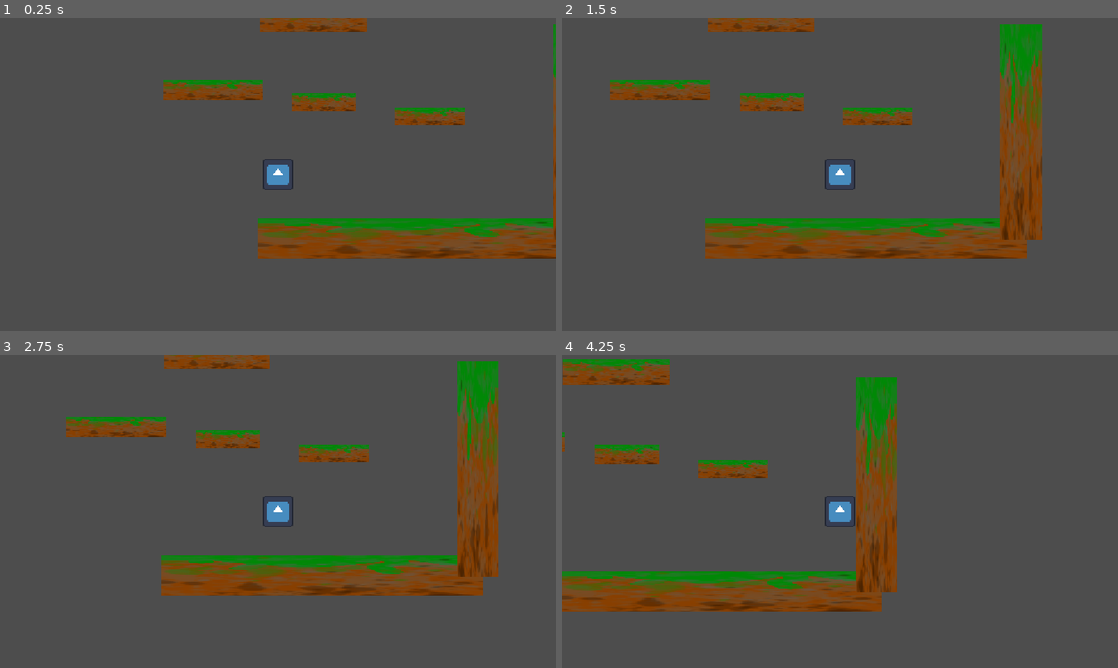
Above: before the commit, frames 1-4 (two rows, left to right).
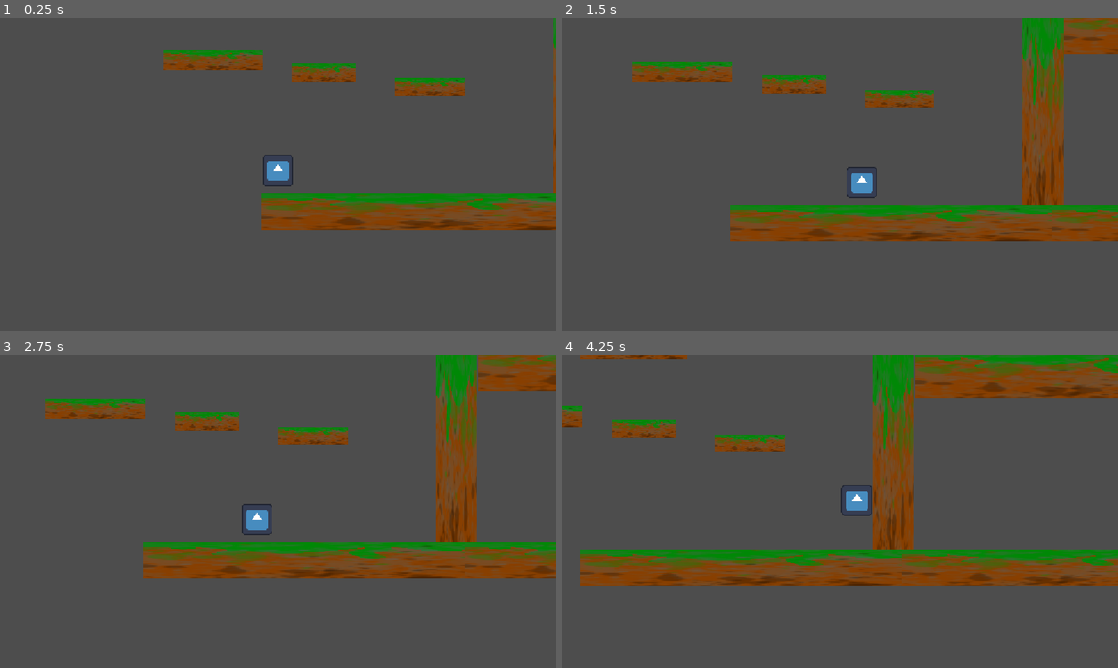
Above: after the commit, the same moments.

Repository: Guyiy1324/Jumpe-r-r-r-r-r-r-r-r
Game: Godot game, scene res://Scenes/map.tscn
Two runs of this game, one before a commit and one after it. Both use one fixed random seed, a clock stepped at 60 frames per second and the inputs below. This scene is started directly instead of the project's main scene. The engine's default icon, where the game draws it, is replaced by a stand-in: a white triangle on a blue panel in a dark square.
Inputs:
- Up to frame 1 (0.25 s): no input
- Up to frame 2 (1.5 s): hold Right (ui_right) from 0.53 s (still down); tap Space (Jump) at 0.77 s
- Up to frame 3 (2.75 s): tap Space (Jump) at 1.52 s; release Right (ui_right) at 2.03 s; hold Left (ui_left) from 2.03 s (still down)
- Up to frame 4 (4.25 s): release Left (ui_left) at 2.78 s; hold Right (ui_right) from 2.78 s (still down); tap Space (Jump) at 3.02, 3.77 s

The runs differ from the first frame. In frame 1, 17% of the frame differs, in the area x 29-100%, y 0-77%; in frame 2, 24%; in frame 3, 24%; in frame 4, 31%, in the area x 0-100%, y 0-82%.

Commit message:
level big

Diff:
--- a/jump-e-r/Scenes/map.tscn
+++ b/jump-e-r/Scenes/map.tscn
@@ -1,10 +1,11 @@
-[gd_scene load_steps=8 format=3 uid="uid://bpgrtefjqp3k7"]
+[gd_scene load_steps=9 format=3 uid="uid://bpgrtefjqp3k7"]
 
 [ext_resource type="Texture2D" uid="uid://bok0r4vdxd48i" path="res://Assets/Dirt.png" id="1_c7s6e"]
 [ext_resource type="PackedScene" path="res://Scenes/instantiantor.tscn" id="2_q0mm3"]
 [ext_resource type="PackedScene" uid="uid://b4mqx81580ntb" path="res://Scenes/player.tscn" id="4_myvm1"]
 [ext_resource type="AudioStream" uid="uid://demyqgvyrsyiq" path="res://Assets/Korrupt.mp3" id="4_p5pve"]
-[ext_resource type="Script" uid="uid://bf05jcmf7pt3e" path="res://Scenes/area_2d.gd" id="6_np2xp"]
+[ext_resource type="PackedScene" uid="uid://ds3xeopn13qoa" path="res://Scenes/win_condition.tscn" id="5_np2xp"]
+[ext_resource type="Script" uid="uid://bf05jcmf7pt3e" path="res://Scripts/area_2d.gd" id="6_np2xp"]
 
 [sub_resource type="RectangleShape2D" id="RectangleShape2D_wijl4"]
 
@@ -15,17 +16,30 @@
 
 [node name="Section 1" type="Node" parent="."]
 
-[node name="Platform" type="StaticBody2D" parent="Section 1"]
-position = Vector2(583, 147)
-scale = Vector2(5.206975, 0.6668693)
+[node name="Wall 1" type="StaticBody2D" parent="Section 1"]
+position = Vector2(2055, -1707)
+scale = Vector2(-0.55796134, 3.6394293)
 collision_layer = 3
 collision_mask = 3
 
-[node name="CollisionShape2D" type="CollisionShape2D" parent="Section 1/Platform"]
+[node name="CollisionShape2D" type="CollisionShape2D" parent="Section 1/Wall 1"]
 scale = Vector2(13, 13)
 shape = SubResource("RectangleShape2D_wijl4")
 
-[node name="Sprite2D" type="Sprite2D" parent="Section 1/Platform"]
+[node name="Sprite2D" type="Sprite2D" parent="Section 1/Wall 1"]
+texture = ExtResource("1_c7s6e")
+
+[node name="Wall 2" type="StaticBody2D" parent="Section 1"]
+position = Vector2(2814, -1781)
+scale = Vector2(0.52429444, 7.554328)
+collision_layer = 3
+collision_mask = 3
+
+[node name="CollisionShape2D" type="CollisionShape2D" parent="Section 1/Wall 2"]
+scale = Vector2(13, 13)
+shape = SubResource("RectangleShape2D_wijl4")
+
+[node name="Sprite2D" type="Sprite2D" parent="Section 1/Wall 2"]
 texture = ExtResource("1_c7s6e")
 
 [node name="Plat form" type="StaticBody2D" parent="Section 1"]
@@ -81,6 +95,58 @@
 [node name="Sprite2D" type="Sprite2D" parent="Section 1/Tiny one"]
 texture = ExtResource("1_c7s6e")
 
+[node name="Floor" type="StaticBody2D" parent="Section 1"]
+position = Vector2(1895, -643)
+scale = Vector2(4.5387645, 0.7640735)
+collision_layer = 3
+collision_mask = 3
+
+[node name="CollisionShape2D" type="CollisionShape2D" parent="Section 1/Floor"]
+scale = Vector2(13, 13)
+shape = SubResource("RectangleShape2D_wijl4")
+
+[node name="Sprite2D" type="Sprite2D" parent="Section 1/Floor"]
+texture = ExtResource("1_c7s6e")
+
+[node name="Floor" type="StaticBody2D" parent="Section 1/Floor"]
+position = Vector2(-90.77368, -2592.6829)
+scale = Vector2(0.4882852, 0.7070849)
+collision_layer = 3
+collision_mask = 3
+
+[node name="CollisionShape2D" type="CollisionShape2D" parent="Section 1/Floor/Floor"]
+scale = Vector2(13, 13)
+shape = SubResource("RectangleShape2D_wijl4")
+
+[node name="Sprite2D" type="Sprite2D" parent="Section 1/Floor/Floor"]
+texture = ExtResource("1_c7s6e")
+
+[node name="Floor" type="StaticBody2D" parent="Section 1/Floor/Floor"]
+position = Vector2(162.43954, 5145.6255)
+scale = Vector2(2.0543447, 1.0796686)
+collision_layer = 3
+collision_mask = 3
+
+[node name="CollisionShape2D" type="CollisionShape2D" parent="Section 1/Floor/Floor/Floor"]
+scale = Vector2(13, 13)
+shape = SubResource("RectangleShape2D_wijl4")
+
+[node name="Sprite2D" type="Sprite2D" parent="Section 1/Floor/Floor/Floor"]
+texture = ExtResource("1_c7s6e")
+
+[node name="Platform" type="StaticBody2D" parent="Section 1"]
+position = Vector2(593.99994, 156.00002)
+scale = Vector2(5.206975, 0.5868702)
+collision_layer = 3
+collision_mask = 3
+
+[node name="CollisionShape2D" type="CollisionShape2D" parent="Section 1/Platform"]
+scale = Vector2(13, 13)
+shape = SubResource("RectangleShape2D_wijl4")
+
+[node name="Sprite2D" type="Sprite2D" parent="Section 1/Platform"]
+texture = ExtResource("1_c7s6e")
+
 [node name="Node2D" parent="Section 1" instance=ExtResource("2_q0mm3")]
 position = Vector2(-45.00003, -853.00006)
 scale = Vector2(0.331263, 0.61997706)
@@ -95,6 +161,9 @@
 
 [node name="Marker2D" type="Marker2D" parent="."]
 
+[node name="WinCondition" parent="." instance=ExtResource("5_np2xp")]
+position = Vector2(2061, -1176)
+
 [node name="ZoneOfDeathAndDespair" type="Area2D" parent="."]
 script = ExtResource("6_np2xp")
 
--- a/jump-e-r/Scenes/options_&_credits.tscn
+++ b/jump-e-r/Scenes/options_&_credits.tscn
@@ -6,7 +6,7 @@
 [ext_resource type="AudioStream" uid="uid://mnytywcjvjjg" path="res://Assets/Toenail.mp3" id="3_o2i8r"]
 [ext_resource type="Script" uid="uid://bvtu7qkotcooa" path="res://Scripts/music.gd" id="4_n5wdl"]
 [ext_resource type="Script" uid="uid://by6s8i7o4okd4" path="res://Scripts/fullscreen.gd" id="6_n5wdl"]
-[ext_resource type="Script" uid="uid://3uipo7ss383i" path="res://Scenes/option_button.gd" id="8_m7ol0"]
+[ext_resource type="Script" uid="uid://3uipo7ss383i" path="res://Scripts/option_button.gd" id="8_m7ol0"]
 [ext_resource type="Texture2D" uid="uid://c5qejg6avkdpx" path="res://Assets/button.png" id="button_art"]
 
 [sub_resource type="StyleBoxTexture" id="button_normal"]
--- a/jump-e-r/Scenes/player.tscn
+++ b/jump-e-r/Scenes/player.tscn
@@ -32,3 +32,4 @@
 
 [node name="Camera2D" type="Camera2D" parent="Area2D/CharacterBody2D" groups=["player"]]
 zoom = Vector2(0.5, 0.5)
+position_smoothing_enabled = true
--- /dev/null
+++ b/jump-e-r/Scenes/win_condition.tscn
@@ -0,0 +1,24 @@
+[gd_scene load_steps=4 format=3 uid="uid://ds3xeopn13qoa"]
+
+[ext_resource type="Script" uid="uid://1itxbxrsn870" path="res://Scripts/win_condition.gd" id="1_ugchd"]
+[ext_resource type="Texture2D" uid="uid://of6adsnjwmjx" path="res://Assets/Backgrounds/Screenshot 2026-11-14 172657.png" id="2_4qthh"]
+
+[sub_resource type="RectangleShape2D" id="RectangleShape2D_s5mr4"]
+size = Vector2(45, 73)
+
+[node name="WinCondition" type="Node2D"]
+script = ExtResource("1_ugchd")
+
+[node name="Area2D" type="Area2D" parent="."]
+
+[node name="CollisionShape2D" type="CollisionShape2D" parent="Area2D"]
+shape = SubResource("RectangleShape2D_s5mr4")
+
+[node name="TextureRect" type="TextureRect" parent="Area2D"]
+offset_left = -37.0
+offset_top = -37.0
+offset_right = 35.0
+offset_bottom = 35.0
+texture = ExtResource("2_4qthh")
+expand_mode = 2
+metadata/_edit_use_anchors_ = true
--- a/jump-e-r/Scripts/player.tres.gd
+++ b/jump-e-r/Scripts/player.tres.gd
@@ -6,7 +6,7 @@
 const JUMP_VELOCITY: float = -600.0
 const WALL_REBOUND_SPEED: float = 700.0
 
-const WALL_REBOUND_DECELERATION: float = 500.0
+const WALL_REBOUND_DECELERATION: float = 499.90314159265379
 
 var wall_rebounding: bool = false
 
@@ -17,6 +17,7 @@
 	if is_on_floor():
 		wall_rebounding = false
 		velocity.y = JUMP_VELOCITY
+		velocity.x -= 10
 		audio_stream_player.play()
 	var direction: float = Input.get_axis("ui_left", "ui_right")
 	if wall_rebounding:
--- /dev/null
+++ b/jump-e-r/Scripts/win_condition.gd
@@ -0,0 +1,11 @@
+extends Node2D
+
+
+# Called when the node enters the scene tree for the first time.
+func _ready() -> void:
+	pass # Replace with function body.
+
+
+# Called every frame. 'delta' is the elapsed time since the previous frame.
+func _process(delta: float) -> void:
+	pass
Renamed: jump-e-r/Scenes/area_2d.gd -> jump-e-r/Scripts/area_2d.gd
Renamed: jump-e-r/Scenes/area_2d.gd.uid -> jump-e-r/Scripts/area_2d.gd.uid
Renamed: jump-e-r/Scenes/option_button.gd -> jump-e-r/Scripts/option_button.gd
Renamed: jump-e-r/Scenes/option_button.gd.uid -> jump-e-r/Scripts/option_button.gd.uid
Not shown, added: jump-e-r/Scripts/win_condition.gd.uid
